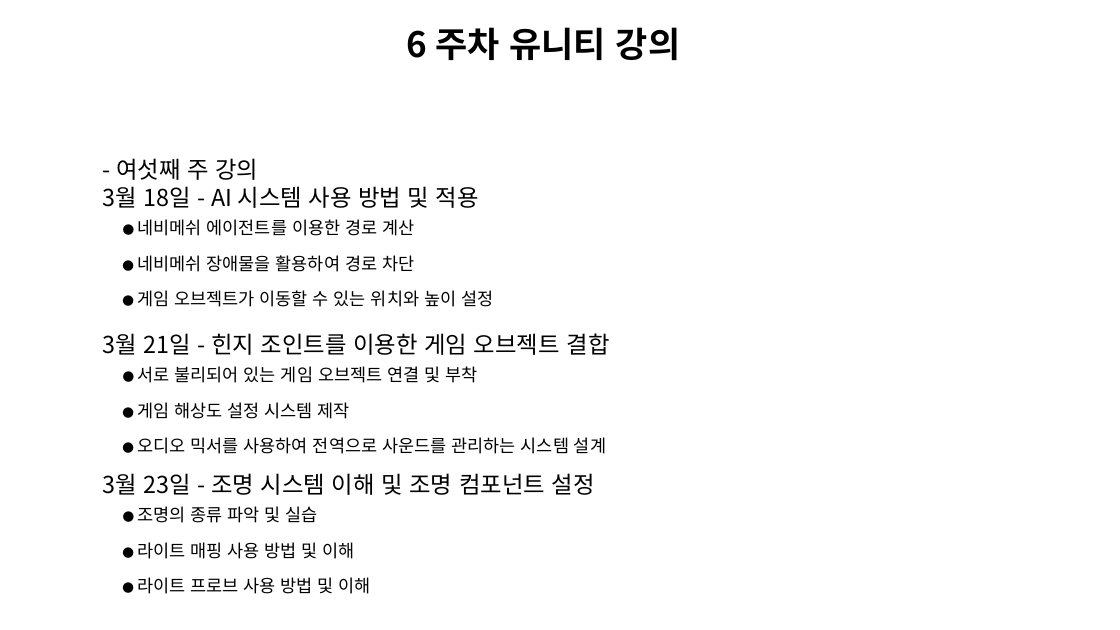
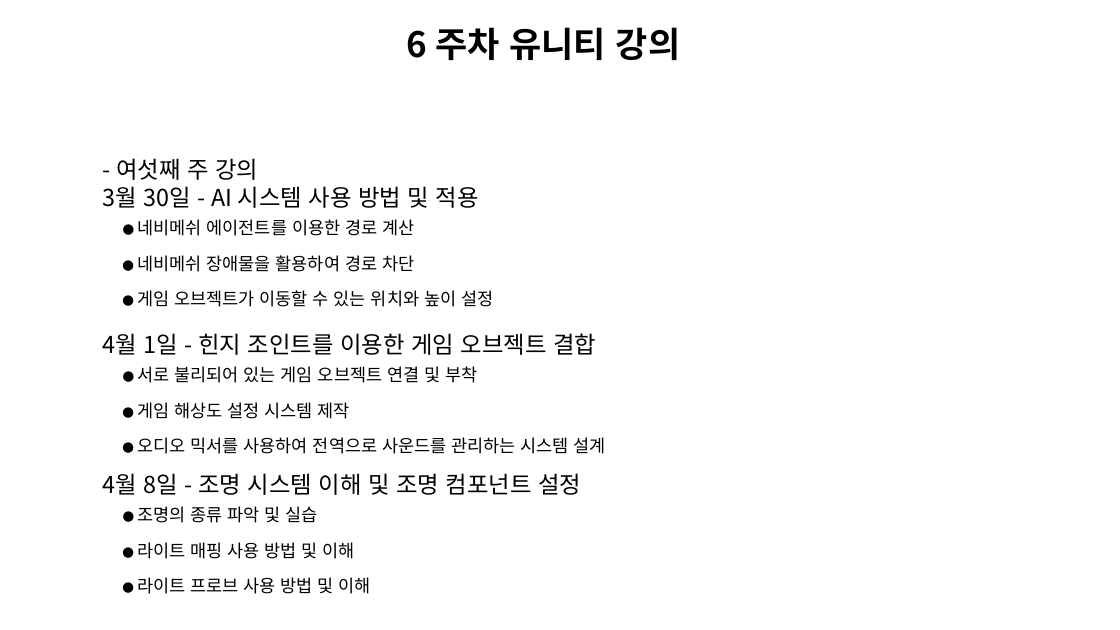
Before and after one commit to Unity2033/3D-UnityEngine, a slide deck: slide 7 of Assets/Curriculum/창신inc유니티 커리큘럼.pptx. Drawn at 1120x630 pixels with LibreOffice and Linux fonts; fonts in the diff are those of the drawing; background and template pictures are left out. Boxes give left, top, right and bottom in pixels: in the first picture for what was removed or moved away, otherwise in the second. Text is boxed around its words. In the diff, an @@ line names an element or a change of style, - is before the commit and + after.

```diff
--- a/Assets/Curriculum/창신inc유니티 커리큘럼.pptx
+++ b/Assets/Curriculum/창신inc유니티 커리큘럼.pptx
@@ text at (103,186,479,236): text changed @@
-3월 18일 - AI 시스템 사용 방법 및 적용
-● 네비메쉬 에이전트를 이용한 경로 계산
+3월 30일 - AI 시스템 사용 방법 및 적용
+● 네비메쉬 에이전트를 이용한 경로 계산
@@ text at (103,333,596,355): text changed @@
-3월 21일 - 힌지 조인트를 이용한 게임 오브젝트 결합
+4월 1일 - 힌지 조인트를 이용한 게임 오브젝트 결합
@@ text at (103,473,582,523): text changed @@
-3월 23일 - 조명 시스템 이해 및 조명 컴포넌트 설정
-● 조명의 종류 파악 및 실습
+4월 8일 - 조명 시스템 이해 및 조명 컴포넌트 설정
+● 조명의 종류 파악 및 실습
```
Also in this commit, not shown: 7 other slides changed, 1 slide removed, 56 other files.
